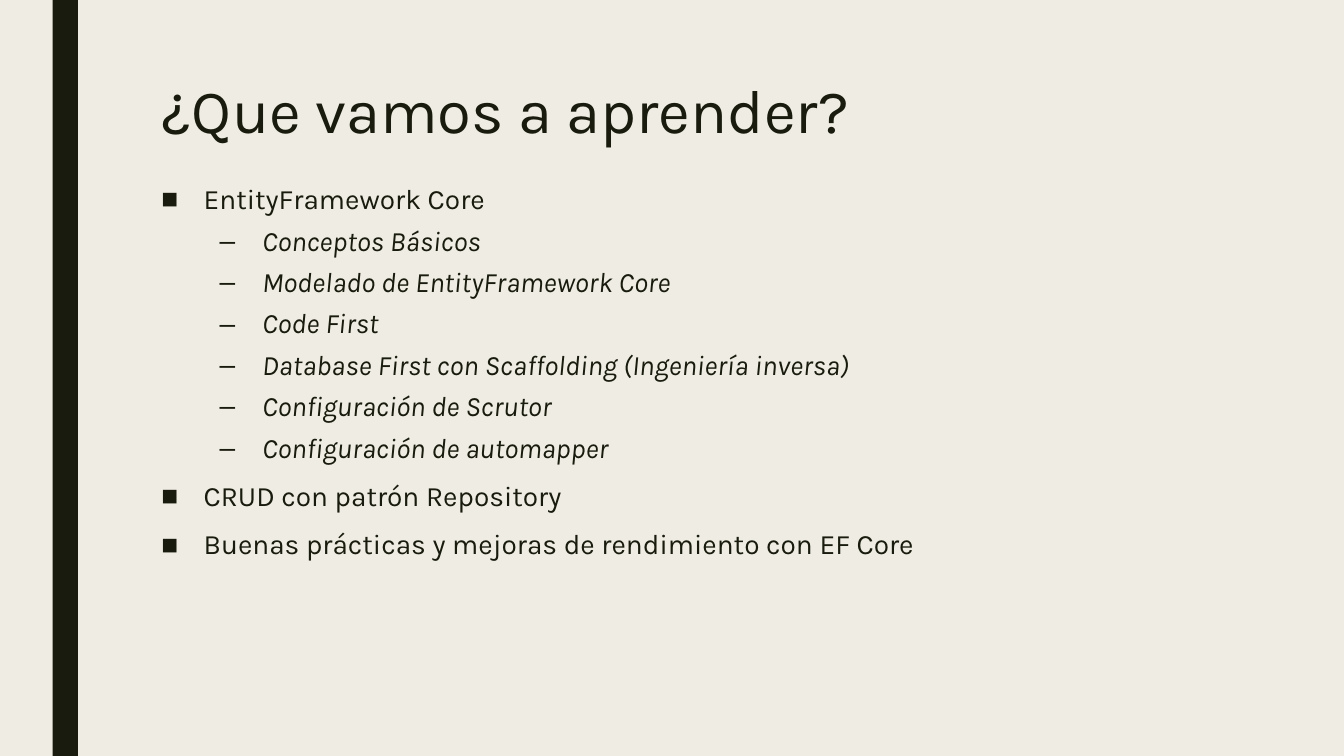
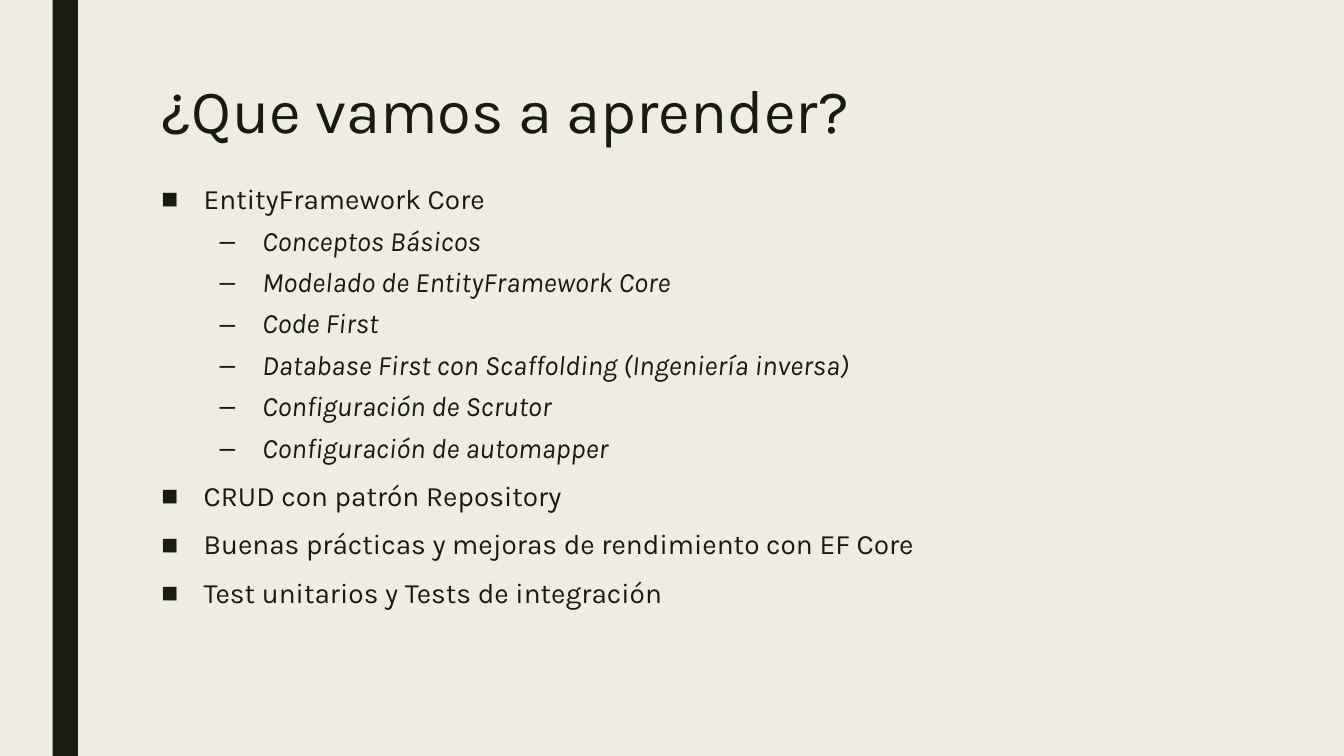
Before and after one commit to dadjh85/Demo5-Curso-.NetCore3.1, a slide deck: slide 2 of doc/Demo5- Curso .NET Core.pptx. Drawn at 1344x756 pixels with LibreOffice and Linux fonts; fonts in the diff are those of the drawing. Boxes give left, top, right and bottom in pixels: in the first picture for what was removed or moved away, otherwise in the second. Text is boxed around its words. In the diff, an @@ line names an element or a change of style, - is before the commit and + after.

Commit message:
* Added unit tests

```diff
--- a/doc/Demo5- Curso .NET Core.pptx
+++ b/doc/Demo5- Curso .NET Core.pptx
@@ text at (204, 582, 662, 610): paragraph added @@
+■ Test unitarios y Tests de integración
```
Also in this commit, not shown: 2 slides added, 11 other files.
